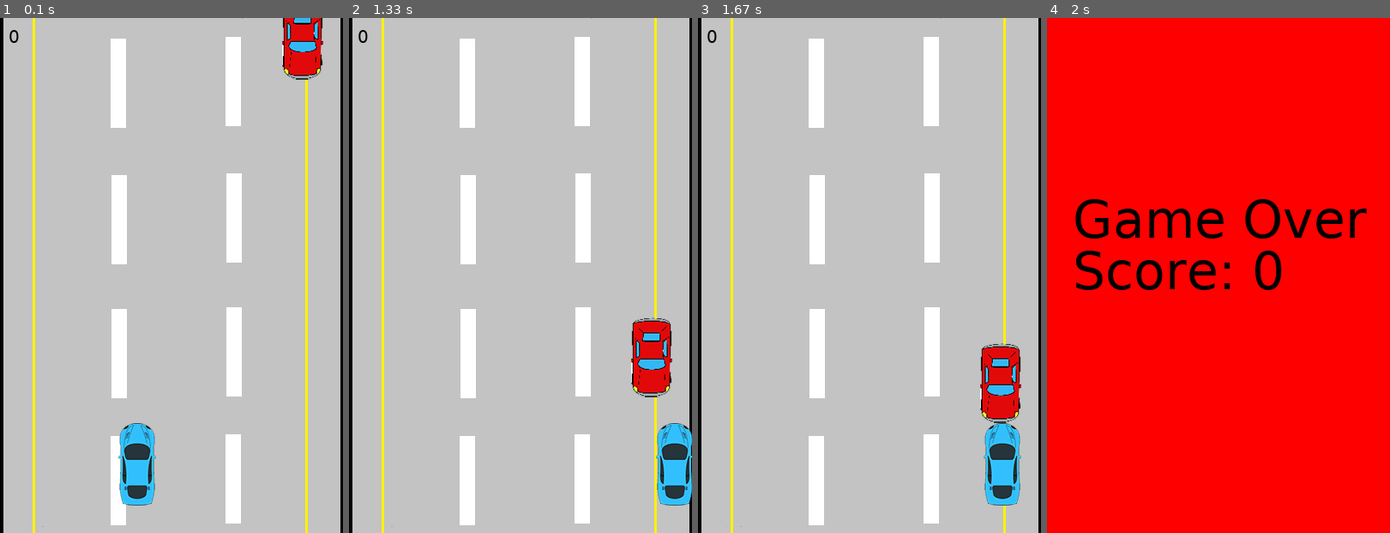
Above: before the commit, frames 1-4 (left to right).
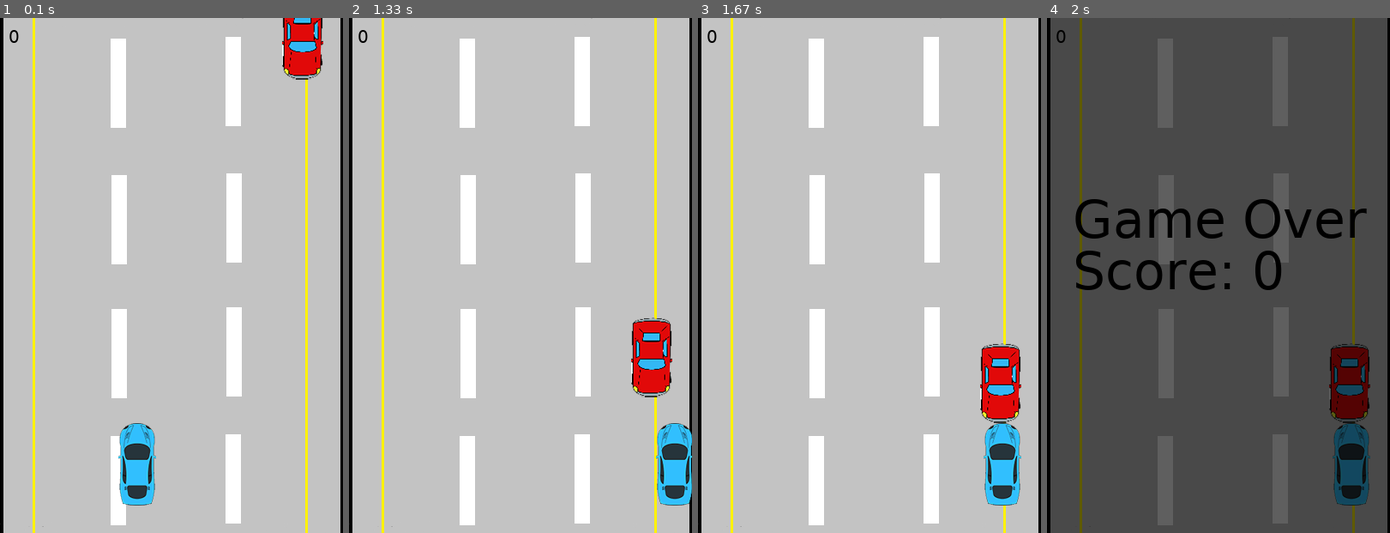
Above: after the commit, the same moments.

Repository: dishankpoddar/dinosaur-game
Game: pygame game, started from PygameTutorial_3_0/tutorial.py
The game is run twice, just before and just after one commit, with the same random seed, the same clock (stepped at 60 frames per second) and the same inputs.
Inputs:
- Up to frame 1 (0.1 s): no input
- Up to frame 2 (1.33 s): hold Right 0.33-0.8 s; hold Right 0.83-1.3 s
- Up to frame 3 (1.67 s): hold Left from 1.33 s (still down)
- Up to frame 4 (2 s): release Left at 1.87 s

Frames 1-3 are identical in both runs. In frame 4, 97% of the frame differs, in the area x 0-100%, y 0-100%.

Commit message:
end game screen updated

Diff:
--- a/PygameTutorial_3_0/tutorial.py
+++ b/PygameTutorial_3_0/tutorial.py
@@ -8,7 +8,6 @@
 BLACK = pygame.Color(0, 0, 0)
 WHITE = pygame.Color(255, 255, 255)
 GREY = pygame.Color(128, 128, 128)
-GREY_TRANSLUCENT = pygame.Color(128, 128, 128, a=0.5)
 RED = pygame.Color(255, 0, 0)
 GREEN = pygame.Color(0, 255, 0)
 BLUE = pygame.Color(0, 0, 255)
@@ -33,6 +32,9 @@
 font = pygame.font.SysFont("Verdana", 60)
 font_small = pygame.font.SysFont("Verdana", 20)
 game_over = font.render("Game Over", True, BLACK)
+game_over_screen_fade = pygame.Surface((SCREEN_WIDTH, SCREEN_HEIGHT))
+game_over_screen_fade.fill((0, 0, 0))
+game_over_screen_fade.set_alpha(160)
 
 background = pygame.image.load('AnimatedStreet.png')
 
@@ -121,7 +123,7 @@
         pygame.mixer.Sound('crash.wav').play()
         time.sleep(0.5)
 
-        DISPLAYSURF.fill(RED)
+        DISPLAYSURF.blit(game_over_screen_fade, (0,0))
         DISPLAYSURF.blit(game_over, (30,200))
         game_over_score = font.render(f'Score: {SCORE}', True, BLACK)
         DISPLAYSURF.blit(game_over_score, (30,260))
